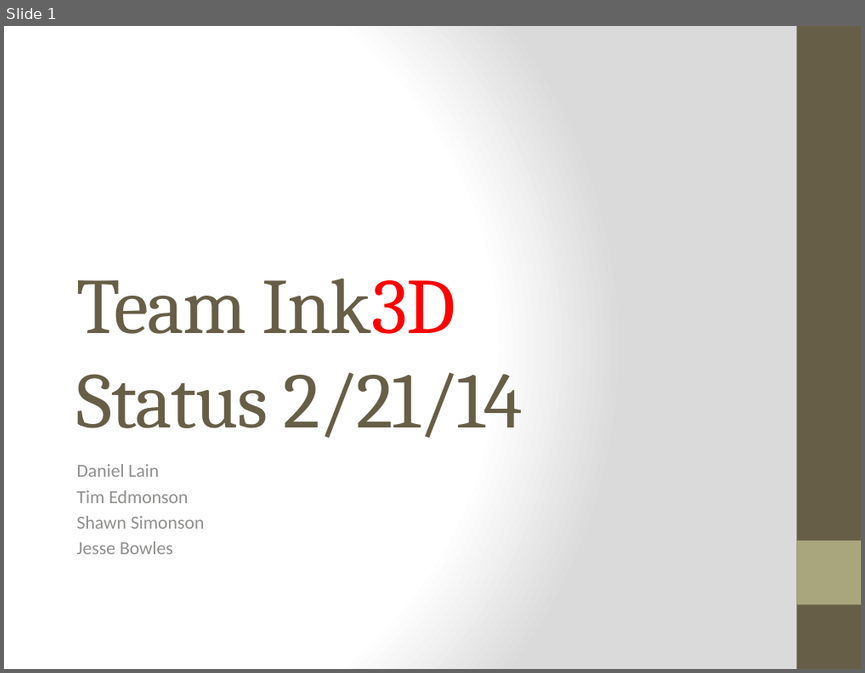
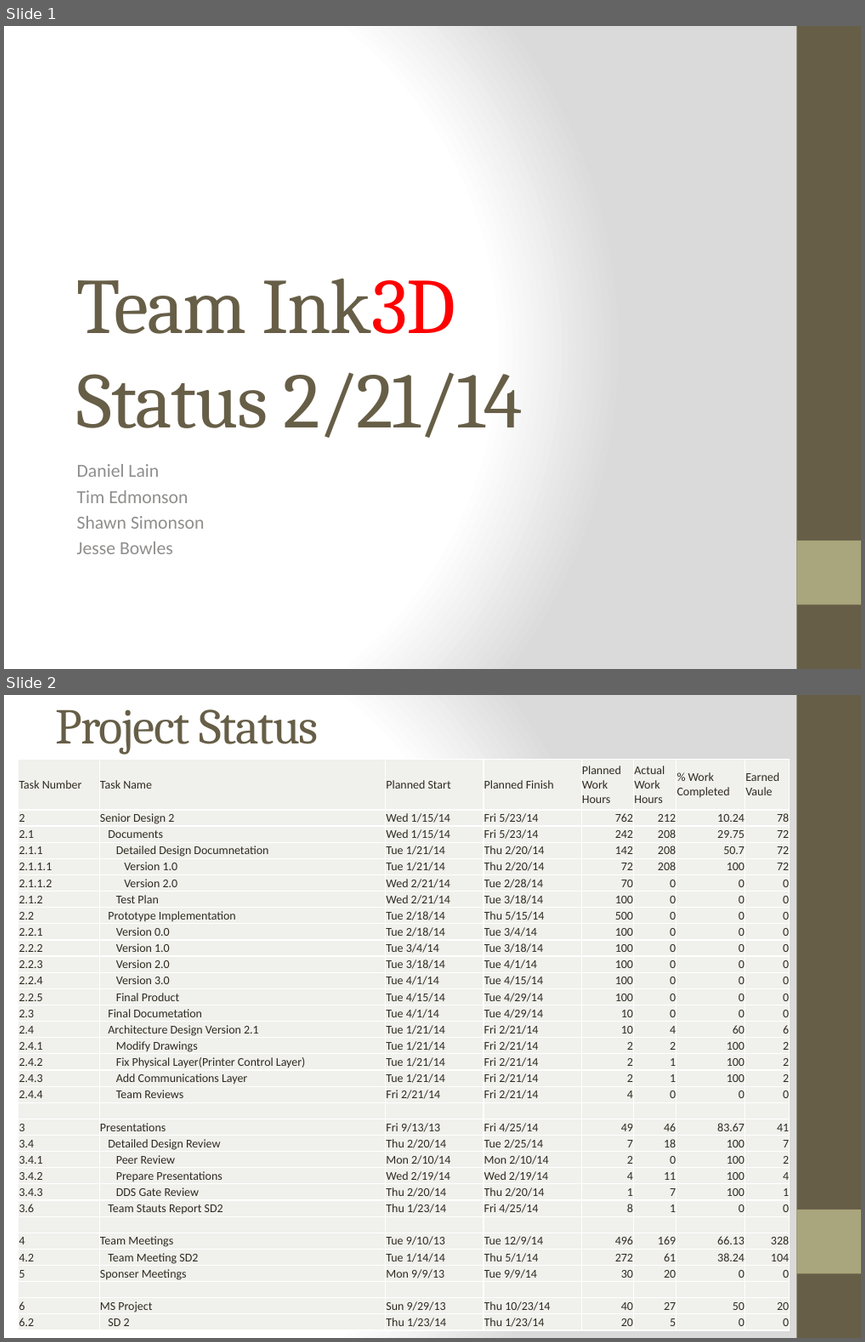
Before and after one commit to qpHalcy0n/SRDesign, a slide deck: Status Updates/2014 02 21.pptx. Shown one above the other, each under a label of ours: slide 1 before the commit, slides 1 and 2 after it. The pictures are 865x673 and 865x1342 pixels, drawn with LibreOffice and Linux fonts; fonts in the diff are those of the drawing. Boxes give left, top, right and bottom in pixels: in the first picture for what was removed or moved away, otherwise in the second. Text is boxed around its words. In the diff, an @@ line names an element or a change of style, - is before the commit and + after.

Commit message:
Updated Status and Project Plan

```diff
--- a/Status Updates/2014 02 21.pptx
+++ b/Status Updates/2014 02 21.pptx
@@ slide 2 added at (x1=4, y1=695, x2=861, y2=1338), background gradient #FFFFFF to #DADADA; not listed: 2 template elements that a slide beside it also shows @@
@@ title added at (x1=55, y1=709, x2=318, y2=754), 42 pt, text #675E47 @@
+Project Status
@@ table added at (x1=18, y1=760, x2=789, y2=1331), 33 rows, 8 columns @@
+Task Number | Task Name | Planned Start | Planned Finish | Planned Work Hours | Actual Work Hours | % Work Completed | Earned Vaule
+2 | Senior Design 2 | Wed 1/15/14 | Fri 5/23/14 | 762 | 212 | 10.24 | 78
+2.1 | Documents | Wed 1/15/14 | Fri 5/23/14 | 242 | 208 | 29.75 | 72
+2.1.1 | Detailed Design Documnetation | Tue 1/21/14 | Thu 2/20/14 | 142 | 208 | 50.7 | 72
+2.1.1.1 | Version 1.0 | Tue 1/21/14 | Thu 2/20/14 | 72 | 208 | 100 | 72
+2.1.1.2 | Version 2.0 | Wed 2/21/14 | Tue 2/28/14 | 70 | 0 | 0 | 0
+2.1.2 | Test Plan | Wed 2/21/14 | Tue 3/18/14 | 100 | 0 | 0 | 0
+2.2 | Prototype Implementation | Tue 2/18/14 | Thu 5/15/14 | 500 | 0 | 0 | 0
+2.2.1 | Version 0.0 | Tue 2/18/14 | Tue 3/4/14 | 100 | 0 | 0 | 0
+2.2.2 | Version 1.0 | Tue 3/4/14 | Tue 3/18/14 | 100 | 0 | 0 | 0
+2.2.3 | Version 2.0 | Tue 3/18/14 | Tue 4/1/14 | 100 | 0 | 0 | 0
+2.2.4 | Version 3.0 | Tue 4/1/14 | Tue 4/15/14 | 100 | 0 | 0 | 0
+2.2.5 | Final Product | Tue 4/15/14 | Tue 4/29/14 | 100 | 0 | 0 | 0
+2.3 | Final Documetation | Tue 4/1/14 | Tue 4/29/14 | 10 | 0 | 0 | 0
+2.4 | Architecture Design Version 2.1 | Tue 1/21/14 | Fri 2/21/14 | 10 | 4 | 60 | 6
+2.4.1 | Modify Drawings | Tue 1/21/14 | Fri 2/21/14 | 2 | 2 | 100 | 2
+2.4.2 | Fix Physical Layer(Printer Control Layer) | Tue 1/21/14 | Fri 2/21/14 | 2 | 1 | 100 | 2
+2.4.3 | Add Communications Layer | Tue 1/21/14 | Fri 2/21/14 | 2 | 1 | 100 | 2
+2.4.4 | Team Reviews | Fri 2/21/14 | Fri 2/21/14 | 4 | 0 | 0 | 0
+ |  |  |  |  |  |  | 
+3 | Presentations | Fri 9/13/13 | Fri 4/25/14 | 49 | 46 | 83.67 | 41
+3.4 | Detailed Design Review | Thu 2/20/14 | Tue 2/25/14 | 7 | 18 | 100 | 7
+3.4.1 | Peer Review | Mon 2/10/14 | Mon 2/10/14 | 2 | 0 | 100 | 2
+3.4.2 | Prepare Presentations | Wed 2/19/14 | Wed 2/19/14 | 4 | 11 | 100 | 4
+3.4.3 | DDS Gate Review | Thu 2/20/14 | Thu 2/20/14 | 1 | 7 | 100 | 1
+3.6 | Team Stauts Report SD2 | Thu 1/23/14 | Fri 4/25/14 | 8 | 1 | 0 | 0
+ |  |  |  |  |  |  | 
+4 | Team Meetings | Tue 9/10/13 | Tue 12/9/14 | 496 | 169 | 66.13 | 328
+4.2 | Team Meeting SD2 | Tue 1/14/14 | Thu 5/1/14 | 272 | 61 | 38.24 | 104
+5 | Sponser Meetings | Mon 9/9/13 | Tue 9/9/14 | 30 | 20 | 0 | 0
+ |  |  |  |  |  |  | 
+6 | MS Project | Sun 9/29/13 | Thu 10/23/14 | 40 | 27 | 50 | 20
+6.2 | SD 2 | Thu 1/23/14 | Thu 1/23/14 | 20 | 5 | 0 | 0
```
Also in this commit, not shown: 8 other slides added, 2 other files.
